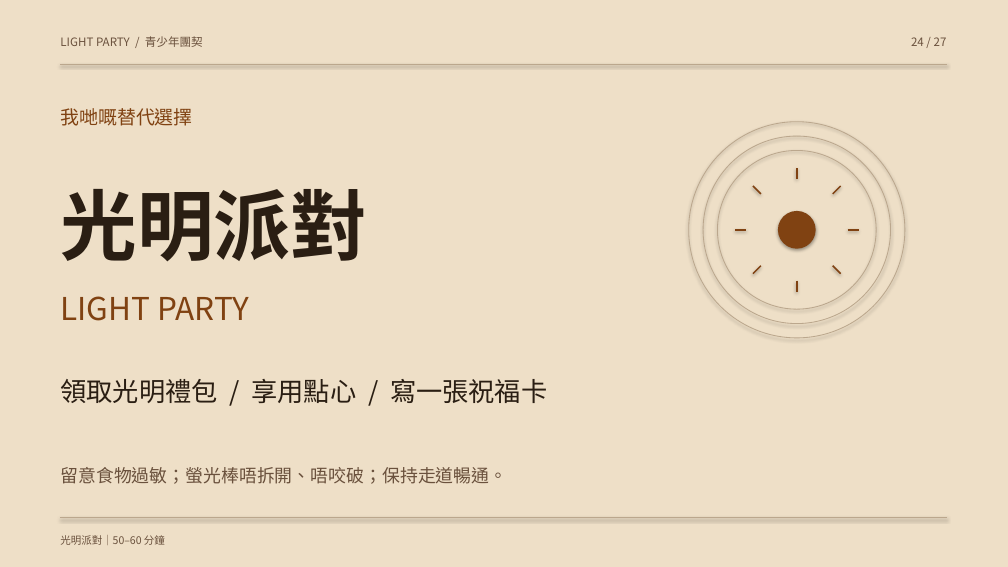
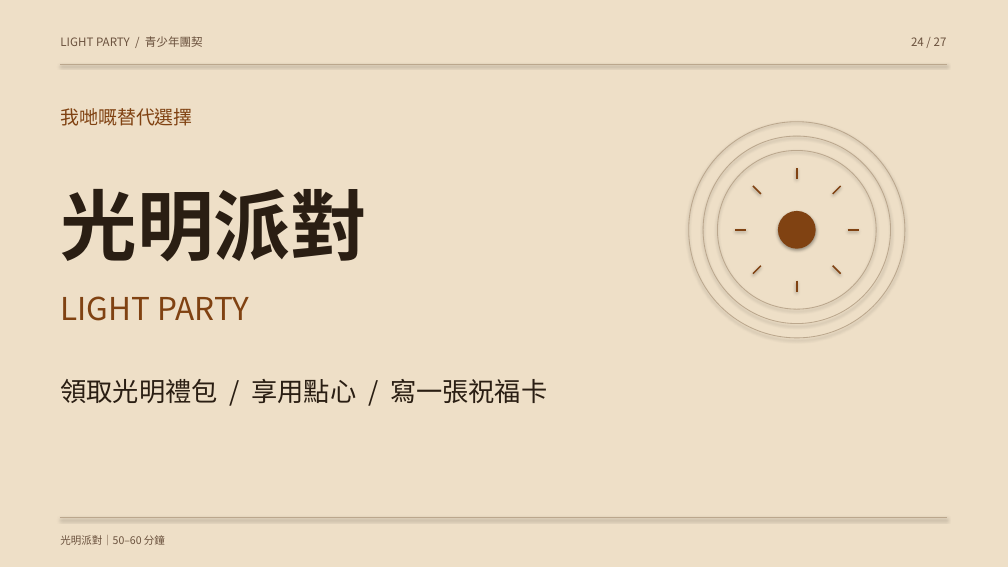
Before and after one commit to hei08285744/light-party-presentation, a slide deck: slide 24 of light-party.pptx. Drawn at 1008x567 pixels with LibreOffice and Linux fonts; fonts in the diff are those of the drawing. Boxes give left, top, right and bottom in pixels: in the first picture for what was removed or moved away, otherwise in the second. Text is boxed around its words. In the diff, an @@ line names an element or a change of style, - is before the commit and + after.

```diff
--- a/light-party.pptx
+++ b/light-party.pptx
@@ text removed at [60, 467, 507, 484] @@
-留意食物過敏；螢光棒唔拆開、唔咬破；保持走道暢通。
```
Also in this commit, not shown: 3 other files.
